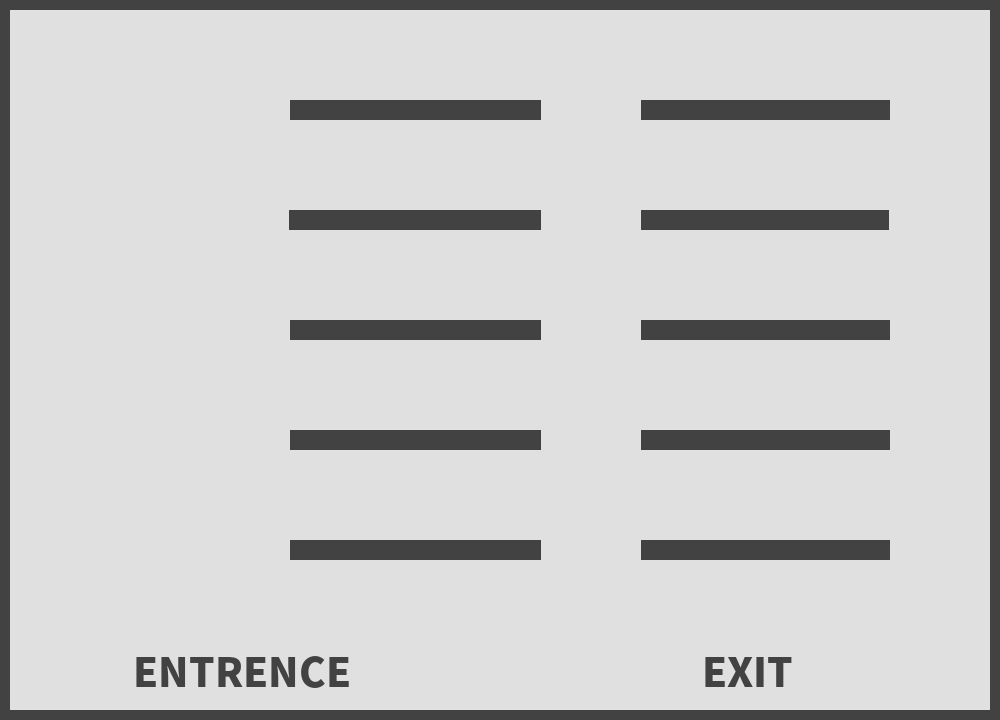
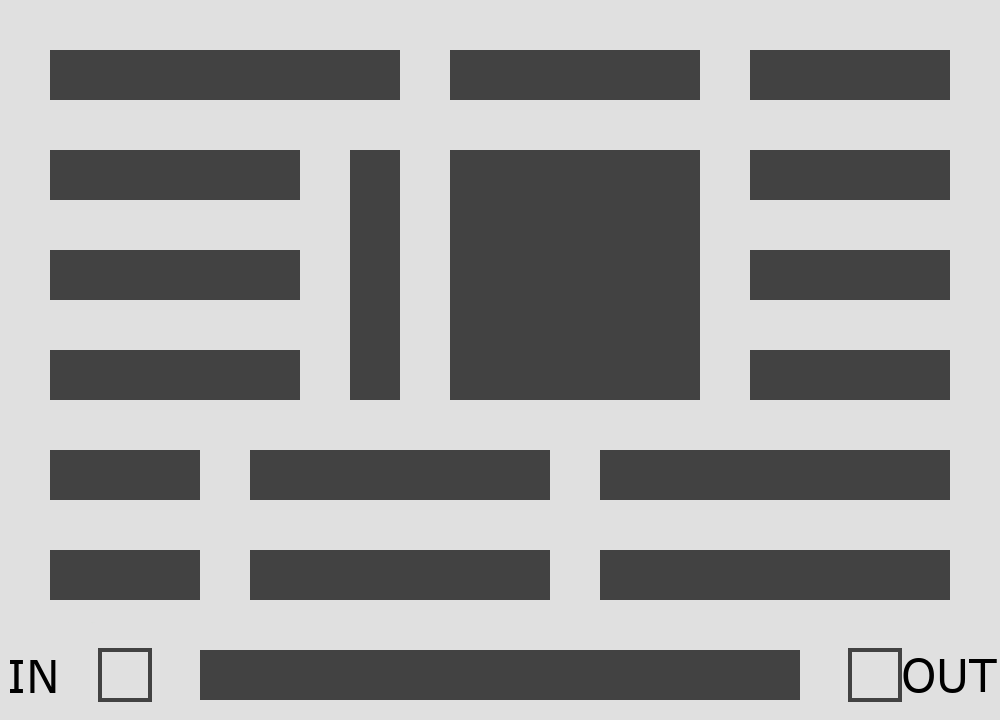
Before/after of a w=1000, h=720 layered artwork. What changed in the layer stack:
removed layer "Shelf 5" over (x1=289, y1=210, x2=889, y2=230)
removed layer "Shelf 4" over (x1=290, y1=320, x2=890, y2=340)
removed layer "Shelf 3" over (x1=290, y1=430, x2=890, y2=450)
removed layer "Shelf 2" over (x1=290, y1=540, x2=890, y2=560)
removed layer "Shelf 1" over (x1=290, y1=100, x2=890, y2=120)
removed layer "EXIT" over (x1=705, y1=657, x2=792, y2=687)
added layer "OUT" above "IN" over (x1=903, y1=658, x2=997, y2=693)
added layer "IN" above "Regały" over (x1=10, y1=660, x2=56, y2=693)
renamed "ENTRENCE" to "Regały", painted on it over (x1=50, y1=50, x2=950, y2=702)
renamed "Background" to "Tło", painted on it over (x1=0, y1=0, x2=1000, y2=720)
